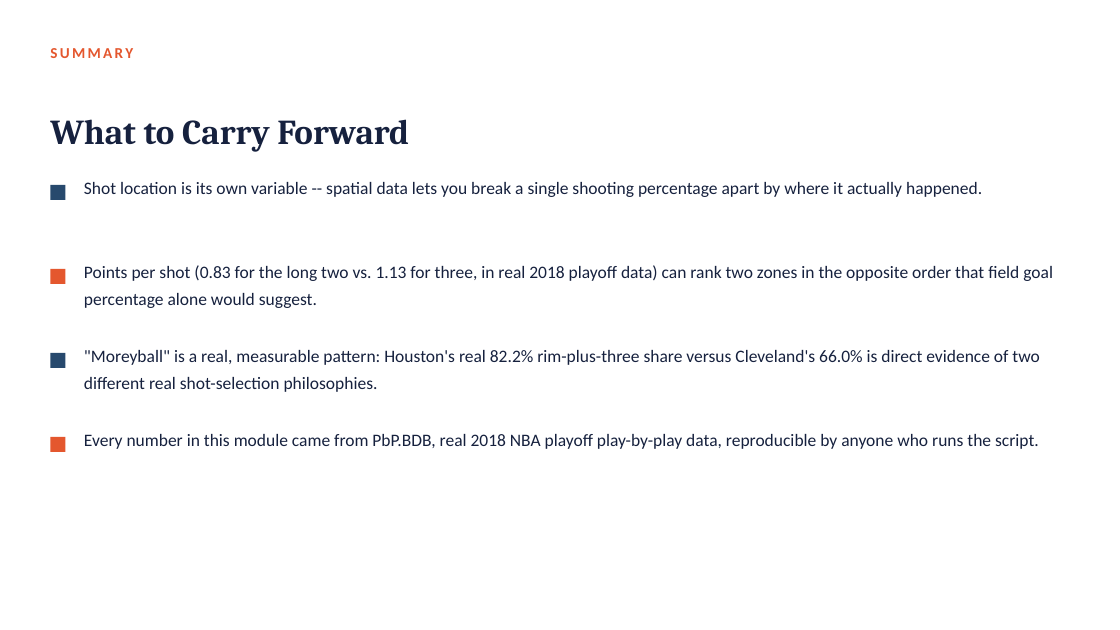
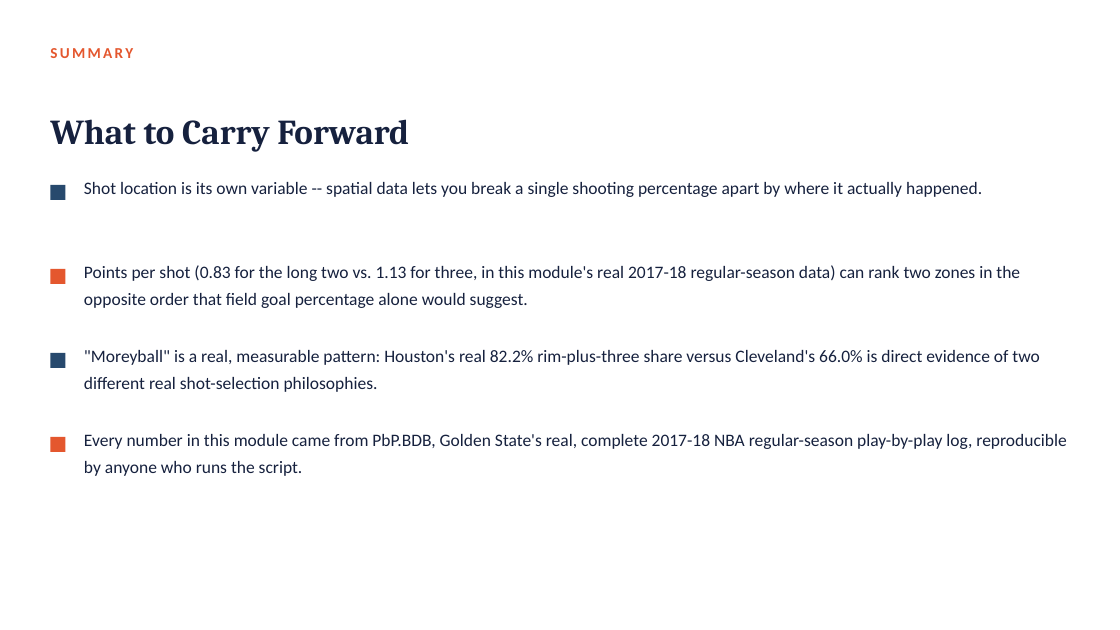
Before and after one commit to fmurital/Teaching-Curriculum, a slide deck: slide 46 of Sports-Analytics-Undergraduate/04_Shot_Charts_and_Spatial_Data/Lecture_Slides/Module04_Shot_Charts_and_Spatial_Data.pptx. Drawn at 1120x630 pixels with LibreOffice and Linux fonts; fonts in the diff are those of the drawing. Boxes give left, top, right and bottom in pixels: in the first picture for what was removed or moved away, otherwise in the second. Text is boxed around its words. In the diff, an @@ line names an element or a change of style, - is before the commit and + after.

```diff
--- a/Sports-Analytics-Undergraduate/04_Shot_Charts_and_Spatial_Data/Lecture_Slides/Module04_Shot_Charts_and_Spatial_Data.pptx
+++ b/Sports-Analytics-Undergraduate/04_Shot_Charts_and_Spatial_Data/Lecture_Slides/Module04_Shot_Charts_and_Spatial_Data.pptx
@@ text at (84, 265, 1020, 308): text changed @@
-Points per shot (0.83 for the long two vs. 1.13 for three, in real 2018 playoff data) can rank two zones in the opposite order that field goal percentage alone would suggest.
+Points per shot (0.83 for the long two vs. 1.13 for three, in this module's real 2017-18 regular-season data) can rank two zones in the opposite order that field goal percentage alone would suggest.
@@ text at (84, 434, 1066, 476): text changed @@
-Every number in this module came from PbP.BDB, real 2018 NBA playoff play-by-play data, reproducible by anyone who runs the script.
+Every number in this module came from PbP.BDB, Golden State's real, complete 2017-18 NBA regular-season play-by-play log, reproducible by anyone who runs the script.
```
Also in this commit, not shown: 18 other slides changed, 7 other files.
